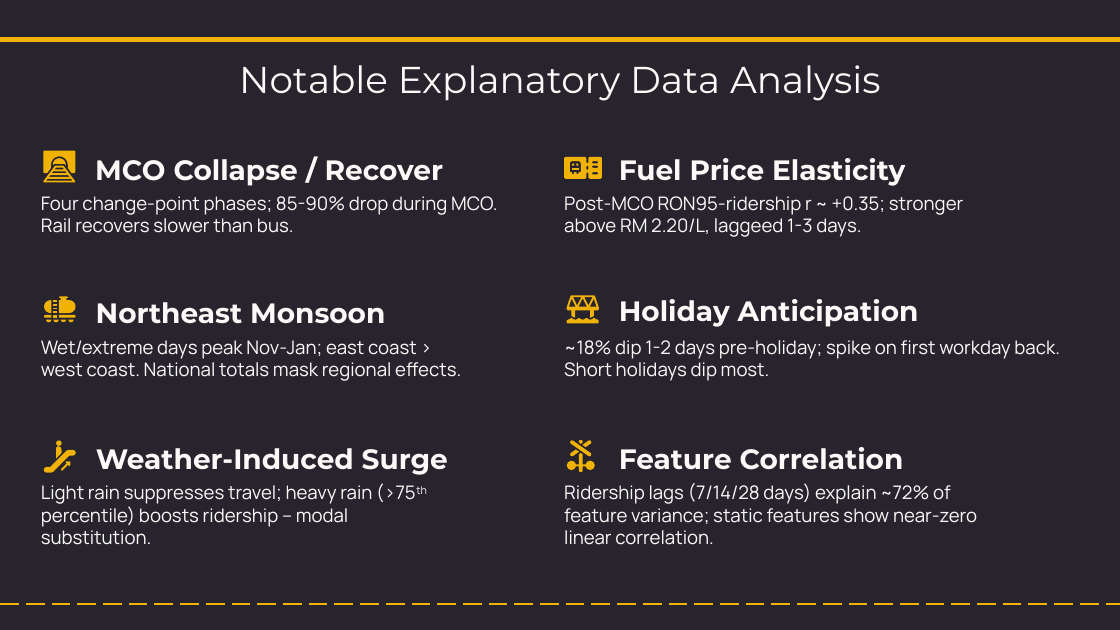
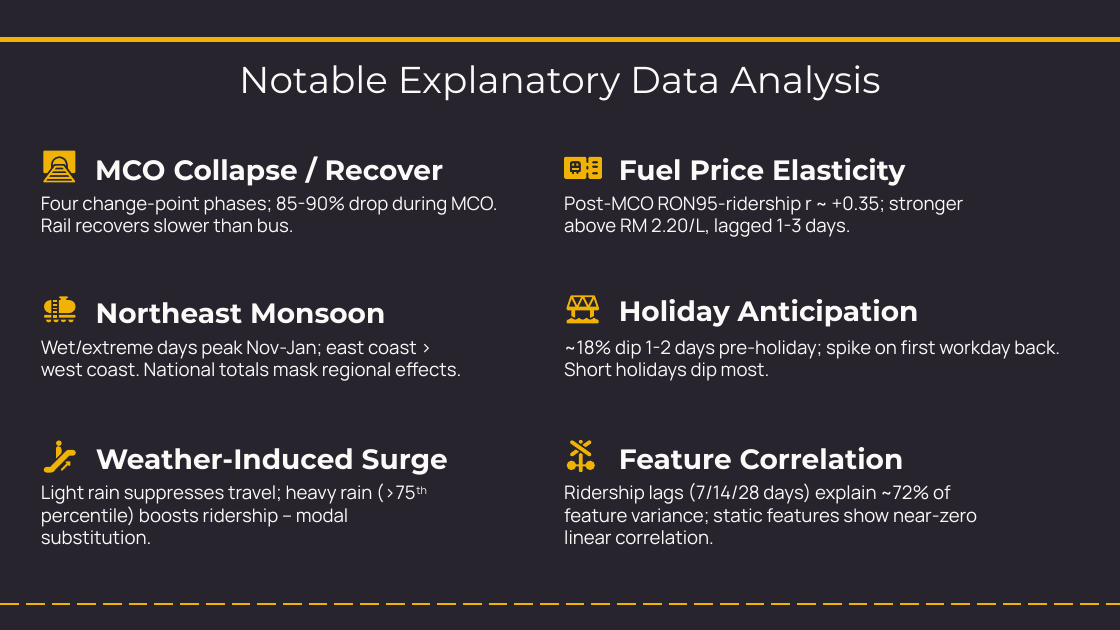
Before and after one commit to NightfuryEquinn/Ridership, a slide deck: slide 21 of docs/24202141_yipzixian_p2_presentation_revised.pptx. Drawn at 1120x630 pixels with LibreOffice and Linux fonts; fonts in the diff are those of the drawing. Boxes give left, top, right and bottom in pixels: in the first picture for what was removed or moved away, otherwise in the second. Text is boxed around its words. In the diff, an @@ line names an element or a change of style, - is before the commit and + after.

```diff
--- a/docs/24202141_yipzixian_p2_presentation_revised.pptx
+++ b/docs/24202141_yipzixian_p2_presentation_revised.pptx
@@ subtitle at [564,196,964,237]: text changed @@
-Post-MCO RON95-ridership r ~ +0.35; stronger above RM 2.20/L, laggeed 1-3 days.
+Post-MCO RON95-ridership r ~ +0.35; stronger above RM 2.20/L, lagged 1-3 days.
```
Also in this commit, not shown: 5 other slides changed, 1 slide removed, 1 other file.
